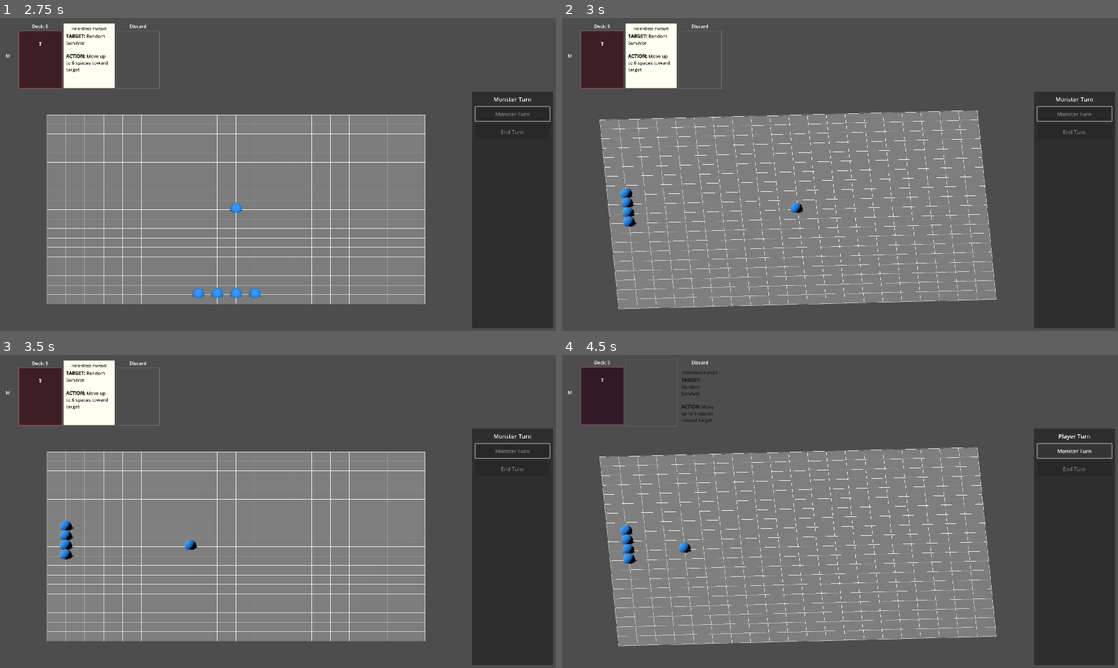
Above: before the commit, frames 1-4 (two rows, left to right).
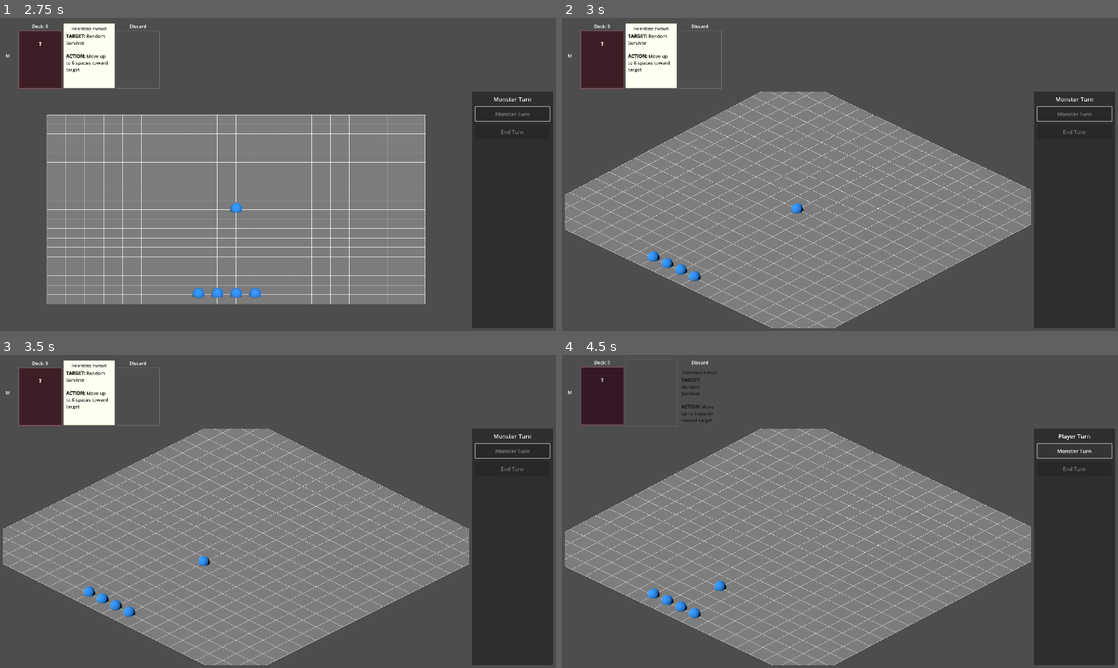
Above: after the commit, the same moments.

Repository: aartcmeijer-hash/silt-2
Game: Godot game, scene res://scenes/menus/main_menu.tscn
Two runs of this game, one before a commit and one after it. Both use one fixed random seed, a clock stepped at 60 frames per second and the inputs below.
Inputs:
- Up to frame 1 (2.75 s): click "Play" at 0.5 s; click "Low risk, low reward" at 1.25 s; click "Monster Turn" at 2 s
- Up to frame 2 (3 s): tap Enter at 2.75 s; hold E (rotate_right) from 2.78 s (still down)
- Up to frame 3 (3.5 s): keep holding E (rotate_right)
- Up to frame 4 (4.5 s): release E (rotate_right) at 3.53 s; hold Q (rotate_left) 3.53-4.28 s; hold E (rotate_right) from 4.28 s (still down)

Frame 1 is identical in both runs. In frame 2, 17% of the frame differs, in the area x 0-85%, y 23-100%; in frame 3, 17%; in frame 4, 17%.

Commit message:
feat: change camera rotation to 45-degree increments
Allow viewing grid from corner angles (classic isometric view) by
rotating camera in 45-degree steps instead of 90-degree steps.

Co-Authored-By: Claude Sonnet 4.5 <noreply@anthropic.com>

Diff:
--- a/scripts/game/tactical_game_screen.gd
+++ b/scripts/game/tactical_game_screen.gd
@@ -48,10 +48,10 @@
 		return
 
 	if event.is_action_pressed("rotate_left"):
-		rotate_camera(-90)
+		rotate_camera(-45)
 		get_viewport().set_input_as_handled()
 	elif event.is_action_pressed("rotate_right"):
-		rotate_camera(90)
+		rotate_camera(45)
 		get_viewport().set_input_as_handled()
 	elif event.is_action_pressed("ui_cancel"):
 		toggle_pause()
